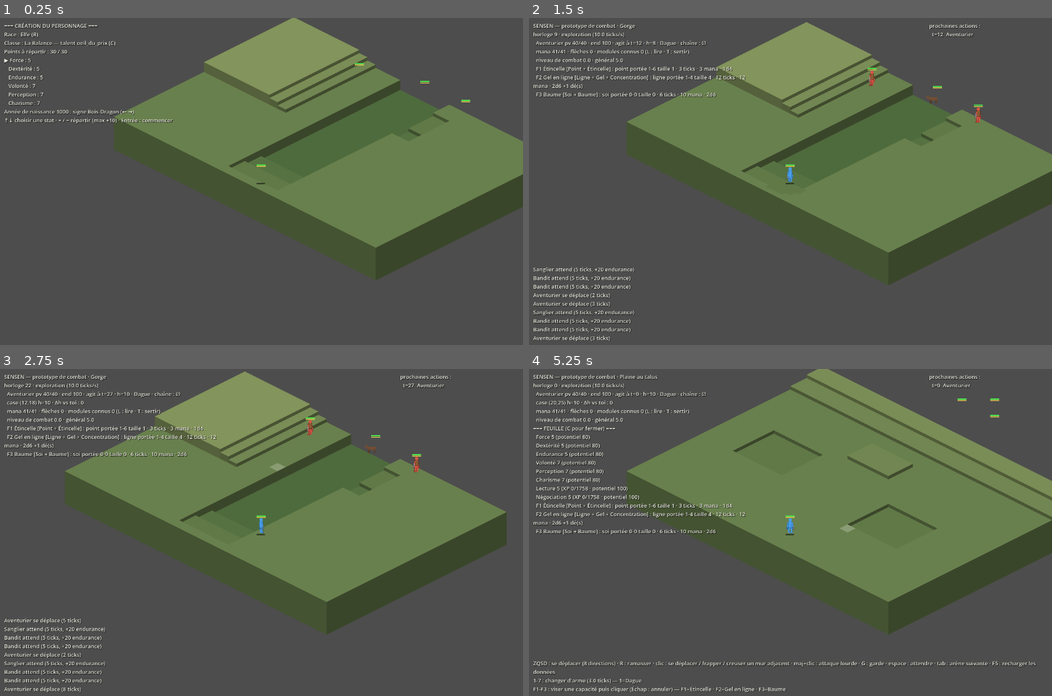
Above: before the commit, frames 1-4 (two rows, left to right).
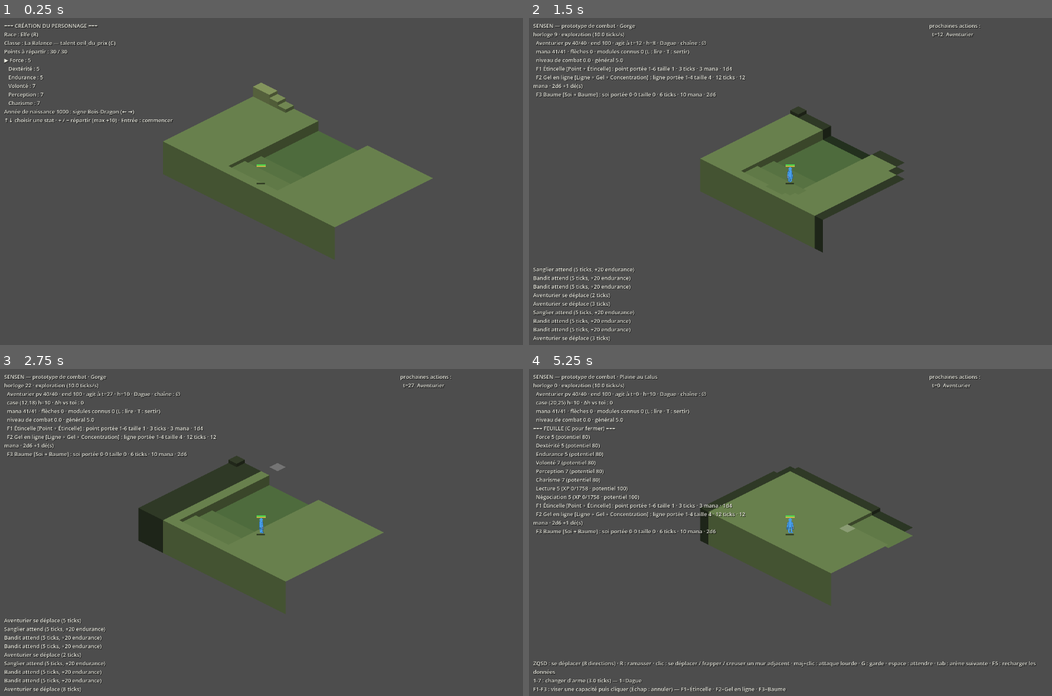
Above: after the commit, the same moments.

Repository: devmarcpro/sensen
Game: Godot game, scene res://scenes/demo/main.tscn
Same seed, same stepped clock (60 frames per second), same inputs: the game is played once before the commit and once after it.
Inputs (mouse positions are in pixels of both pictures, inside the frame that each line leads up to):
- Up to frame 1 (0.25 s): no input
- Up to frame 2 (1.5 s): tap Enter at 0.5 s; move the mouse to (905, 165) at 0.52 s; hold D 0.53-1.28 s; hold Z 0.53-1.28 s; click (905, 165) at 0.67 s; tap Space at 0.77 s; move the mouse to (685, 197) at 1.27 s; hold S from 1.28 s (still down); tap Q at 1.35 s
- Up to frame 3 (2.75 s): tap Space at 1.52 s; move the mouse to (313, 460) at 2.02 s; release S at 2.03 s; hold D from 2.03 s (still down); tap R at 2.1 s
- Up to frame 4 (5.25 s): move the mouse to (764, 597) at 2.77 s; release D at 2.78 s; hold Up 2.78-3.53 s; tap C at 2.85 s; click (764, 597) at 2.92 s; tap Space at 3.02, 3.5, 3.77, 4.52, 5 s; move the mouse to (947, 581) at 3.52 s; hold Left 3.53-5.03 s; tap Enter at 3.6, 4.25 s; move the mouse to (633, 483) at 4.27 s; tap Keypad Enter at 4.35 s; move the mouse to (816, 532) at 5.02 s; hold S from 5.03 s (still down); tap Tab at 5.1 s; click (816, 532) at 5.17 s

The runs differ from the first frame. In frame 1, 22% of the frame differs, in the area x 21-100%, y 0-81%; in frame 2, 28%; in frame 3, 27%; in frame 4, 29%, in the area x 18-100%, y 0-82%.

Commit message:
Brouillard de guerre : champ de vue par Perception et ligne de vue, tuiles memorisees en grise, etres hors de vue non affiches

Diff:
--- a/godot/scenes/demo/main.gd
+++ b/godot/scenes/demo/main.gd
@@ -12,6 +12,7 @@
 const BUDGET_ATTEIGNABLE := 12   # ticks : rayon des coûts affichés
 const RAYON_VUE := 20            # tuiles dessinées autour du joueur (une cellule fait 128×128)
 var centre_terrain := Vector2i(-99, -99)   # centre de la dernière passe statique du terrain
+var vue_version := -1                      # version du champ de vue dessiné (brouillard de guerre)
 
 var sim: Simulation
 var arenes: Array[String] = []
@@ -249,8 +250,8 @@
 		for nom in sim.combats.keys():
 			sim.pas(nom)
 	_maj_noeuds()
-	if Grille.distance(j.pos, centre_terrain) > RAYON_VUE / 3:
-		terrain.queue_redraw()   # le joueur s'éloigne du centre de la passe statique
+	if Grille.distance(j.pos, centre_terrain) > RAYON_VUE / 3 or int(j.get("vue_version", 0)) != vue_version:
+		terrain.queue_redraw()   # le joueur s'éloigne du centre de la passe statique, ou son champ de vue a changé
 	hud.queue_redraw()
 	_maj_atteignables()
 	minuterie_ui -= delta
@@ -268,8 +269,8 @@
 		vivants[e.id] = true
 		var n: Paperdoll = noeuds.get(e.id)
 		# Hors de la fenêtre de vue : le nœud reste, mais n'est ni dessiné ni redessiné.
-		if n != null and not j.is_empty() and Grille.distance(e.pos, j.pos) > RAYON_VUE:
-			n.visible = false
+		if n != null and not j.is_empty() and (Grille.distance(e.pos, j.pos) > RAYON_VUE or not sim.voit(j, e.pos)):
+			n.visible = false   # hors fenêtre, ou hors du champ de vue (brouillard de guerre)
 			continue
 		if n == null:
 			n = SCENE_CREATURE.instantiate()
@@ -531,6 +532,7 @@
 	var j := joueur()
 	var c: Vector2i = j.pos if not j.is_empty() else Vector2i(g.largeur / 2, g.hauteur_grille / 2)
 	centre_terrain = c
+	vue_version = int(j.get("vue_version", 0))
 	var x0 := maxi(0, c.x - RAYON_VUE)
 	var x1 := mini(g.largeur - 1, c.x + RAYON_VUE)
 	var y0 := maxi(0, c.y - RAYON_VUE)
@@ -566,16 +568,20 @@
 
 func _dessine_tuile(ci: CanvasItem, t: Vector2i) -> void:
 	var g := sim.grille
+	if not g.decouvert.has(g.idx(t)):   # brouillard de guerre : jamais vue → rien
+		return
 	var h := g.h(t)
 	var c := _ecran(t, h)
+	var j := joueur()
+	var teinte := Color.WHITE if j.is_empty() or sim.voit(j, t) else Color(0.45, 0.45, 0.5)   # mémorisée : grisée
 	if g.bloque_passage(t):   # un mur : un bloc plein sur la tuile — le sol dessous est caché
-		_dessine_bloc(ci, g, t, c)
+		_dessine_bloc(ci, g, t, c, teinte)
 		return
 	var haut := PackedVector2Array([
 		c + Vector2(0, -TH * 0.5), c + Vector2(TW * 0.5, 0),
 		c + Vector2(0, TH * 0.5), c + Vector2(-TW * 0.5, 0)])
 	var k := clampf((h - 4) / 12.0, 0.0, 1.0)   # gradient : bas sombre, sommets clairs
-	var col := Color(0.20, 0.34, 0.18).lerp(Color(0.62, 0.66, 0.42), k)
+	var col := Color(0.20, 0.34, 0.18).lerp(Color(0.62, 0.66, 0.42), k) * teinte
 	ci.draw_colored_polygon(haut, col)
 	var flanc := col.darkened(0.35)
 	var hs := g.h(t + Vector2i(0, 1)) if g.dans(t + Vector2i(0, 1)) else 0
@@ -592,15 +598,15 @@
 			c + Vector2(TW * 0.5, d2), c + Vector2(0, TH * 0.5 + d2)]), flanc.darkened(0.15))
 	var contenu := g.contenu_de(t)
 	if "contenant" in contenu.get("tags", []):   # coffre ou butin : une caisse
-		var cc := Color(0.55, 0.38, 0.18) if "coffre" in contenu.tags else Color(0.75, 0.65, 0.3)
+		var cc := (Color(0.55, 0.38, 0.18) if "coffre" in contenu.tags else Color(0.75, 0.65, 0.3)) * teinte
 		ci.draw_rect(Rect2(c + Vector2(-6, -8), Vector2(12, 8)), cc)
 		ci.draw_rect(Rect2(c + Vector2(-6, -8), Vector2(12, 8)), cc.darkened(0.5), false, 1.0)
 
 ## Un bloc de mur : le dessus et les deux faces avant (sud-ouest, sud-est) ; une face n'est
 ## dessinée que si la tuile devant n'est pas elle-même un mur (elle la cacherait entièrement).
-func _dessine_bloc(ci: CanvasItem, g: Grille, t: Vector2i, c: Vector2) -> void:
+func _dessine_bloc(ci: CanvasItem, g: Grille, t: Vector2i, c: Vector2, teinte: Color = Color.WHITE) -> void:
 	var hm := int(g.contenu_de(t).get("hauteur_vue", 3)) * HSTEP
-	var haut_bloc := Color(0.5, 0.47, 0.44)
+	var haut_bloc := Color(0.5, 0.47, 0.44) * teinte
 	var sud := t + Vector2i(0, 1)
 	if not g.dans(sud) or not g.bloque_passage(sud):
 		ci.draw_colored_polygon(PackedVector2Array([   # face sud-ouest (gauche)
@@ -620,8 +626,10 @@
 func _dessiner_hud(ci: CanvasItem) -> void:
 	if sim == null:
 		return
+	var j := joueur()
 	for e in sim.vivants():
-		_dessine_hud_entite(ci, e)
+		if j.is_empty() or sim.voit(j, e.pos):
+			_dessine_hud_entite(ci, e)
 
 
 func _dessine_hud_entite(ci: CanvasItem, e: Dictionary) -> void:
@@ -662,7 +670,7 @@
 	var lignes: Array[String] = [tr("ui.titre") + " · " + titre]
 	var mode := tr("ui.mode.combat") if sim.en_combat(j) else tr("ui.mode.exploration").format({"tps": sim.regles.r.ticks_par_seconde_exploration})
 	lignes.append(tr("ui.horloge").format({"horloge": sim.horloge_de(j).ticks, "mode": mode}))
-	var proches := sim.vivants().filter(func(e: Dictionary) -> bool: return e.id == joueur_id or Grille.distance(e.pos, j.pos) <= 12)
+	var proches := sim.vivants().filter(func(e: Dictionary) -> bool: return e.id == joueur_id or (Grille.distance(e.pos, j.pos) <= 12 and sim.voit(j, e.pos)))
 	proches = proches.slice(0, 10)   # les êtres en vue seulement : l'écran n'est pas un registre
 	for e in proches:
 		lignes.append("  " + tr("ui.entite.ligne").format({"nom": tr(e.name_key) + ((" " + tr(e.epithete)) if e.get("rare", false) else ""), "pv": e.sante, "pv_max": e.sante_max,
@@ -714,7 +722,7 @@
 	ui_bas.text = "\n".join(bas)
 	# Timeline : les prochaines actions de l'horloge du joueur, par compteur croissant.
 	var timeline: Array[String] = [tr("ui.timeline")]
-	var acteurs := sim.vivants().filter(func(e: Dictionary) -> bool: return e.horloge == j.horloge and (e.id == joueur_id or Grille.distance(e.pos, j.pos) <= 12))
+	var acteurs := sim.vivants().filter(func(e: Dictionary) -> bool: return e.horloge == j.horloge and (e.id == joueur_id or (Grille.distance(e.pos, j.pos) <= 12 and sim.voit(j, e.pos))))
 	acteurs.sort_custom(func(a: Dictionary, b: Dictionary) -> bool: return a.compteur < b.compteur)
 	for e in acteurs.slice(0, 12):
 		var suffixe := ""
--- a/godot/scenes/tests/test_combat.gd
+++ b/godot/scenes/tests/test_combat.gd
@@ -907,6 +907,34 @@
 	tuto.queue_free()
 
 
+# ---------------------------------------------------------------- brouillard de guerre
+
+func test_brouillard() -> void:
+	var s := Simulation.new(7)
+	s.charger_donjon("ruine", 7, 3, 1)
+	var j: Dictionary = s.vivants().filter(func(e: Dictionary) -> bool: return e.controle == "joueur")[0]
+	verifier(j.has("vue") and j.vue.has(s.grille.idx(j.pos)), "le joueur voit sa propre tuile")
+	verifier(s.grille.decouvert.size() == j.vue.size() and j.vue.size() > 1, "les tuiles vues sont mémorisées (%d)" % j.vue.size())
+	verifier(s.grille.decouvert.size() < s.grille.largeur * s.grille.hauteur_grille / 4, "l'étage n'est pas découvert d'emblée")
+	var portee := int(float(j.stats_eff.perception) * float(s.regles.r.engagement.detection_par_perception))
+	var trop_loin := true
+	for idx in j.vue.keys():
+		var t := Vector2i(int(idx) % s.grille.largeur, int(idx) / s.grille.largeur)
+		if Grille.distance(t, j.pos) > portee:
+			trop_loin = false
+	verifier(trop_loin, "rien au-delà de la portée de Perception (%d)" % portee)
+	var loin := Vector2i(j.pos.x + portee * 3, j.pos.y)
+	if s.grille.dans(loin):
+		verifier(not s.voit(j, loin), "une tuile lointaine n'est pas vue")
+	var v0: int = j.vue_version
+	var d0 := s.grille.decouvert.size()
+	s.maj_vision()
+	verifier(s.grille.decouvert.size() == d0 and j.vue_version == v0, "sans bouger, rien ne change (mémoire conservée, version stable)")
+	j.pos = loin if s.grille.dans(loin) and not s.grille.bloque_passage(loin) else j.pos + Vector2i(1, 0)
+	s.maj_vision()
+	verifier(s.grille.decouvert.size() >= d0 and j.vue_version == v0 + 1, "après un déplacement, la mémoire grandit et la version change")
+
+
 # ---------------------------------------------------------------- Étape 2 : génération de donjon
 
 func test_donjon() -> void:
--- a/godot/systems/combat/simulation.gd
+++ b/godot/systems/combat/simulation.gd
@@ -74,6 +74,7 @@
 	ajouter(j.creature, Vector2i(int(j.pos[0]), int(j.pos[1])), "joueur")
 	for s: Dictionary in arene.spawns.enemies:
 		ajouter(s.creature, Vector2i(int(s.pos[0]), int(s.pos[1])), "ia")
+	maj_vision()
 
 
 ## Génère et charge l'étage `etage` d'un donjon (Génération de donjon). `joueur` : la fiche du
@@ -129,6 +130,7 @@
 			if not o.is_empty():
 				uids.append(o.uid)
 		_poser_contenant(c.pos, uids, "coffre")
+	maj_vision()
 
 
 func _reinitialiser() -> void:
@@ -171,6 +173,7 @@
 ## Creuser : détruire un mur adjacent (Destruction du terrain) — la tuile redevient sol.
 ## Le bord de la cellule (roche) ne se creuse pas. Coût en ticks et en endurance, XP de Terrassement.
 func _creuser(e: Dictionary, vers: Vector2i, tick: int) -> bool:
+	e["vue_sale"] = true
 	if not grille.dans(vers) or Grille.distance(e.pos, vers) != 1:
 		return false
 	var contenu := grille.contenu_de(vers)
@@ -568,7 +571,38 @@
 		garde_fou -= 1
 
 
+## Brouillard de guerre (Minimap et brouillard de guerre) : le champ de vue de chaque être contrôlé
+## par un joueur — portée Perception × detection_par_perception, ligne de vue — est recalculé et
+## mémorisé sur la grille (`decouvert`). `e.vue` : index de tuile → true ; `e.vue_version` change
+## quand le champ change (le client redessine le terrain sur ce signal).
+func maj_vision() -> void:
+	for e in vivants():
+		if e.controle != "joueur":
+			continue
+		var portee := int(float(e.stats_eff.perception) * float(regles.r.engagement.detection_par_perception))
+		var vue := {}
+		for dy in range(-portee, portee + 1):
+			for dx in range(-portee, portee + 1):
+				var t: Vector2i = e.pos + Vector2i(dx, dy)
+				if grille.dans(t) and Grille.distance(e.pos, t) <= portee and grille.ligne_de_vue(e.pos, t):
+					var idx := grille.idx(t)
+					vue[idx] = true
+					grille.decouvert[idx] = true
+		if vue.size() != e.get("vue", {}).size() or e.get("vue_pos", Vector2i(-1, -1)) != e.pos or e.get("vue_sale", false):
+			e["vue_version"] = int(e.get("vue_version", 0)) + 1
+		e["vue"] = vue
+		e["vue_pos"] = e.pos
+		e["vue_sale"] = false
+
+
+## Un être voit-il la tuile `t` ? (les êtres sans champ de vue calculé — IA — voient tout : leur
+## détection a sa propre règle)
+func voit(e: Dictionary, t: Vector2i) -> bool:
+	return not e.has("vue") or e.vue.has(grille.idx(t))
+
+
 func _fin_de_pas(nom: String) -> void:
+	maj_vision()
 	# Phase 2 (Boucle de tick) : les statuts de tous les êtres de cette horloge.
 	var h: Horloge = horloge_monde if nom == "monde" else combats.get(nom, {}).get("horloge", horloge_monde)
 	for e in vivants():
--- a/godot/systems/grid/grille.gd
+++ b/godot/systems/grid/grille.gd
@@ -22,6 +22,7 @@
 var occupants: Dictionary = {}            # index de tuile → id d'entité
 var dep: Dictionary = {}                  # combat_rules/deplacement
 var hauteur_oeil: int = 1
+var decouvert: Dictionary = {}            # index de tuile → true : tuiles déjà vues (brouillard de guerre)
 
 
 func _init(l: int, h: int) -> void:
Not shown, changed: README.md
Not shown, changed: docs/00 - Index/Vers la production.md
Not shown, changed: docs/02 - Monde/Minimap et brouillard de guerre.md
